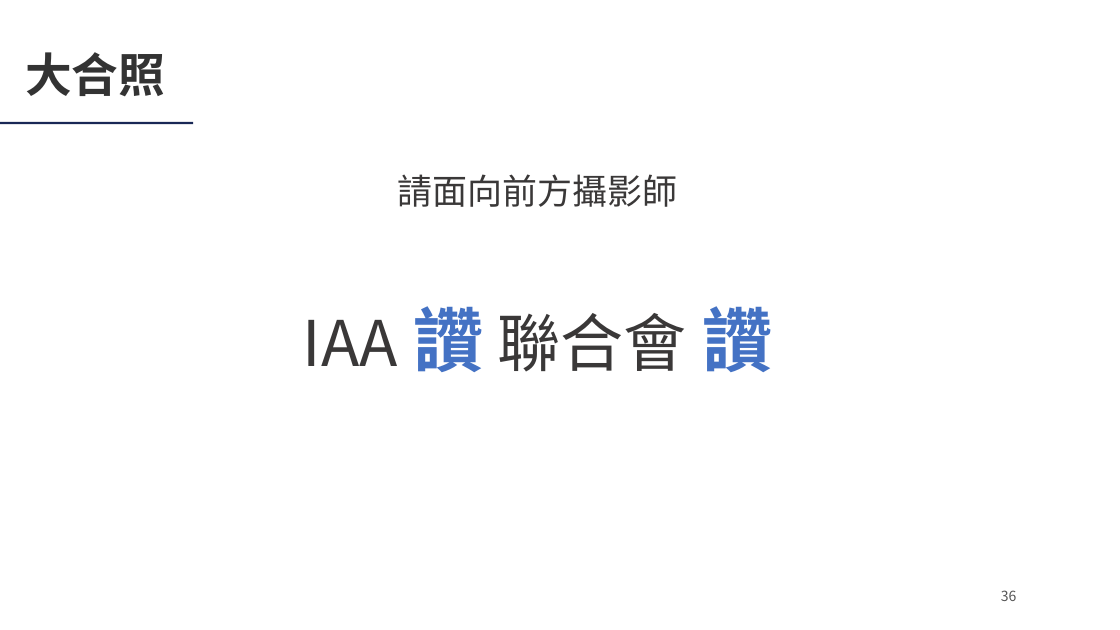
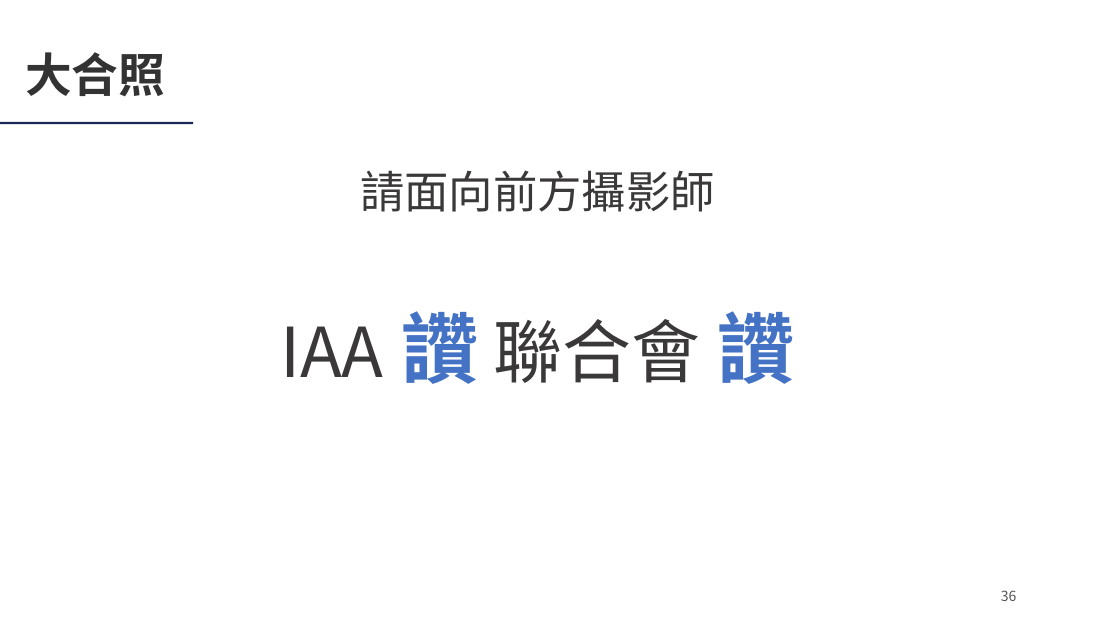
Before and after one commit to Ericliang680928/IAA, a slide deck: slide 36 of 20261204/agm/IAA會員大會簡報_20261204.pptx. Drawn at 1120x630 pixels with LibreOffice and Linux fonts; fonts in the diff are those of the drawing; background and template pictures are left out. Boxes give left, top, right and bottom in pixels: in the first picture for what was removed or moved away, otherwise in the second. Text is boxed around its words. In the diff, an @@ line names an element or a change of style, - is before the commit and + after.

```diff
--- a/20261204/agm/IAA會員大會簡報_20261204.pptx
+++ b/20261204/agm/IAA會員大會簡報_20261204.pptx
@@ text "請面向前方攝影師" at (360, 170, 715, 212): size 30 to 38 pt @@
@@ text "IAA 讚 聯合會 讚": place and size @@
-text "IAA 讚 聯合會 讚" at (303, 306, 772, 372)
+text "IAA 讚 聯合會 讚" at (280, 311, 795, 384)
@@ text "IAA 讚 聯合會 讚" at (280, 311, 795, 384): size 54 to 59 pt in "IAA 聯合會"; size 60 to 66 pt in "讚 讚" @@
```
Also in this commit, not shown: 32 other slides changed, 2 other files.
